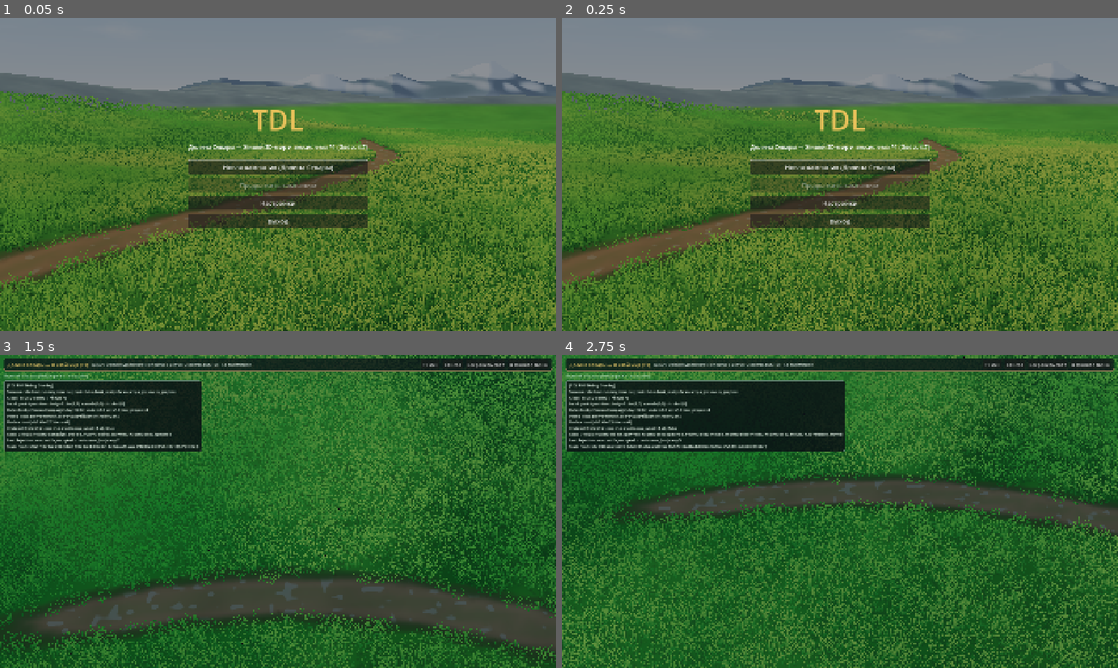
Above: before the commit, frames 1-4 (two rows, left to right).
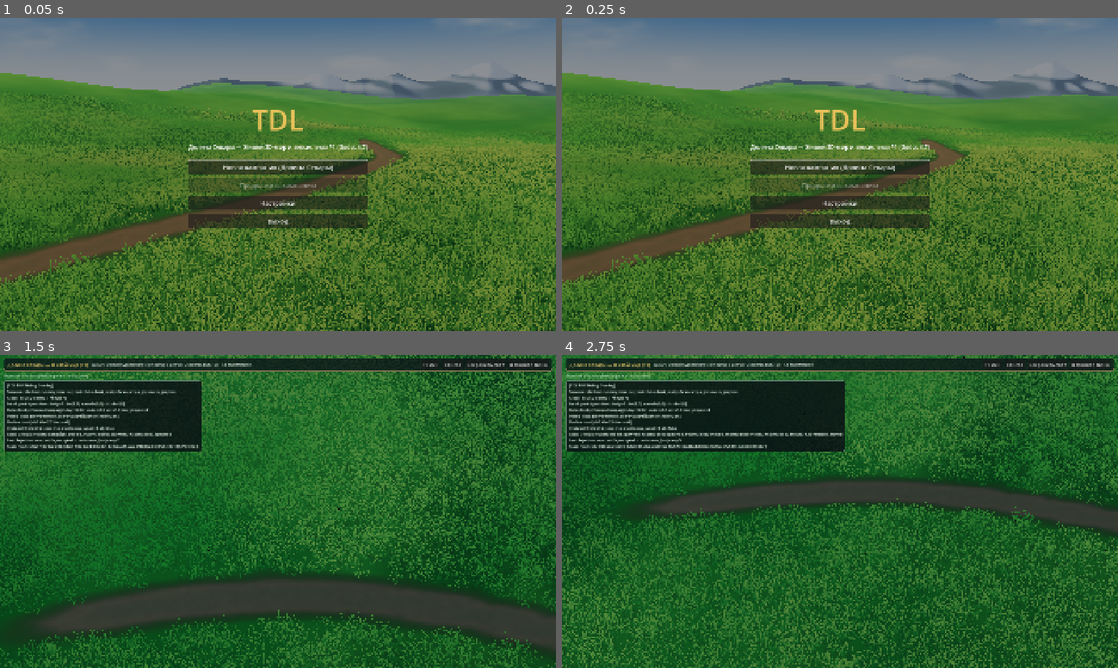
Above: after the commit, the same moments.

Repository: PandaGarry/TDL
Game: Godot game, scene res://scenes/main/main.tscn
Same seed, same stepped clock (60 frames per second), same inputs: the game is played once before the commit and once after it.
Inputs (mouse positions are in pixels of both pictures, inside the frame that each line leads up to):
- Up to frame 1 (0.05 s): no input
- Up to frame 2 (0.25 s): no input
- Up to frame 3 (1.5 s): click "Новая кампания (Долина Севары)" at 0.5 s; tap Enter at 1.25 s; move the mouse to (400, 495) at 1.27 s; hold D (move_right) from 1.28 s (still down); tap F (assist_or_talk) at 1.35 s; click (400, 495) at 1.42 s
- Up to frame 4 (2.75 s): move the mouse to (728, 527) at 2.02 s; release D (move_right) at 2.03 s; hold S (move_down) from 2.03 s (still down); tap B (build_or_repair) at 2.1 s

The runs differ from the first frame. In frame 1, 36% of the frame differs, in the area x 0-100%, y 0-100%; in frame 2, 36%; in frame 3, 9.6%; in frame 4, 26%.

Commit message:
fix(art3d): refine Step 1 sky horizon band, remove grey rim ridge & smooth path edge
Co-authored-by: arena-agent <297053741+arena-agent@users.noreply.github.com>

Diff:
--- a/assets/shaders/sevara_grass_3d.gdshader
+++ b/assets/shaders/sevara_grass_3d.gdshader
@@ -9,8 +9,8 @@
 // 3. Soft, calm wind waves roll across the tips without noisy per-pixel speckles.
 
 uniform vec3 root_color : source_color = vec3(0.17, 0.30, 0.13);
-uniform vec3 tip_color : source_color = vec3(0.27, 0.43, 0.17);
-uniform vec3 tip_color_warm : source_color = vec3(0.38, 0.49, 0.19);
+uniform vec3 tip_color : source_color = vec3(0.25, 0.41, 0.16);
+uniform vec3 tip_color_warm : source_color = vec3(0.34, 0.46, 0.18);
 uniform float blade_height : hint_range(0.15, 1.5) = 0.34;
 uniform vec2 wind_direction = vec2(0.88, 0.47);
 uniform float wind_strength : hint_range(0.0, 3.0) = 0.72;
--- a/assets/shaders/sevara_sky_3d.gdshader
+++ b/assets/shaders/sevara_sky_3d.gdshader
@@ -44,34 +44,34 @@
 	vec3 dir = normalize(EYEDIR);
 	float y = dir.y;
 
-	// Base atmospheric gradient
-	float zenith_t = pow(clamp(y, 0.0, 1.0), 0.58);
+	// Base atmospheric gradient tuned for 3/4 valley camera angles (y = 0.0 .. 0.22)
+	float zenith_t = smoothstep(0.0, 0.20, clamp(y, 0.0, 1.0));
 	vec3 col = mix(sky_horizon_color, sky_top_color, zenith_t);
 
 	// Sun Mie scattering & warm morning glow
 	vec3 sun_dir = normalize(LIGHT0_DIRECTION);
 	float sun_dot = max(dot(dir, sun_dir), 0.0);
-	float mie_glow = pow(sun_dot, 6.0) * 0.38 + pow(sun_dot, 32.0) * 0.45;
-	float sun_disc = smoothstep(0.9982, 0.9996, sun_dot) * 2.2;
+	float mie_glow = pow(sun_dot, 5.0) * 0.34 + pow(sun_dot, 24.0) * 0.40;
+	float sun_disc = smoothstep(0.9982, 0.9996, sun_dot) * 2.0;
 	vec3 sun_col = vec3(1.0, 0.88, 0.66);
 	col += sun_col * (mie_glow + sun_disc);
 
-	// Layered procedural clouds above the horizon
+	// Layered procedural clouds visible right above the mountain ridges (y > 0.015)
 	if (y > 0.01) {
-		vec2 cloud_uv = dir.xz / (y + 0.16);
+		vec2 cloud_uv = dir.xz / (y + 0.26);
 		float t = TIME * cloud_speed;
-		float n_base = fbm(cloud_uv * 1.15 + vec2(t, t * 0.45));
-		float n_detail = fbm(cloud_uv * 2.85 - vec2(t * 0.6, -t * 0.8));
-		float cloud_density = smoothstep(1.0 - cloud_coverage, 1.0 - cloud_coverage + 0.34, n_base * 0.72 + n_detail * 0.28);
+		float n_base = fbm(cloud_uv * 1.35 + vec2(t, t * 0.45));
+		float n_detail = fbm(cloud_uv * 3.10 - vec2(t * 0.6, -t * 0.8));
+		float cloud_density = smoothstep(1.0 - cloud_coverage, 1.0 - cloud_coverage + 0.32, n_base * 0.72 + n_detail * 0.28);
 
 		// Cloud internal self-shadowing + golden sun-lining
-		float light_sample = fbm((cloud_uv + sun_dir.xz * 0.08) * 1.15 + vec2(t, t * 0.45));
-		float cloud_lit = smoothstep(0.32, 0.72, n_base - light_sample * 0.35 + 0.38);
+		float light_sample = fbm((cloud_uv + sun_dir.xz * 0.08) * 1.35 + vec2(t, t * 0.45));
+		float cloud_lit = smoothstep(0.30, 0.70, n_base - light_sample * 0.35 + 0.38);
 		vec3 c_col = mix(cloud_shadow_color, cloud_bright_color, cloud_lit);
-		c_col += sun_col * pow(sun_dot, 4.0) * (1.0 - cloud_density * 0.5) * 0.45;
+		c_col += sun_col * pow(sun_dot, 4.0) * (1.0 - cloud_density * 0.5) * 0.40;
 
-		float horizon_fade = smoothstep(0.01, 0.18, y);
-		col = mix(col, c_col, cloud_density * horizon_fade * 0.88);
+		float horizon_fade = smoothstep(0.012, 0.075, y);
+		col = mix(col, c_col, cloud_density * horizon_fade * 0.86);
 	} else {
 		float ground_t = pow(clamp(-y, 0.0, 1.0), 0.55);
 		col = mix(sky_horizon_color, ground_bottom_color, ground_t);
--- a/assets/shaders/sevara_terrain_3d.gdshader
+++ b/assets/shaders/sevara_terrain_3d.gdshader
@@ -65,43 +65,39 @@
 	float soft_grain = fbm(xz * 0.55) * 2.0 - 1.0;
 
 	// 1. Base velvety meadow ground (matches grass blade roots 1:1 up close,
-	// and warms toward sunlit blade tips in the distance so far hills blend seamlessly)
+	// and transitions to the exact blade-tip palette in the distance so far hills have zero seam)
 	vec3 col = meadow_ground_palette(xz);
-	float far_blend = smoothstep(24.0, 44.0, length(xz));
-	vec3 far_meadow_col = mix(vec3(0.26, 0.42, 0.17), vec3(0.35, 0.48, 0.19), fbm(xz * 0.07));
-	col = mix(col, far_meadow_col, far_blend * 0.65);
-	col *= (1.0 + soft_grain * 0.035);
+	float warm_patch = fbm(xz * 0.08 + vec2(3.1, 1.7));
+	vec3 far_tip_col = mix(vec3(0.25, 0.41, 0.16), vec3(0.34, 0.46, 0.18), smoothstep(0.28, 0.76, warm_patch));
+	float far_blend = smoothstep(26.0, 44.0, length(xz));
+	col = mix(col, far_tip_col, far_blend * 0.92);
+	col *= (1.0 + soft_grain * 0.03);
 
-	// 2. Organic earthen footpath with grassy wheel-track median, trampled olive verge & embedded pebbles
+	// 2. Clean, natural earthen footpath with soft olive-turf shoulder and fine soil grain
 	float w_path = clamp(v_path_and_wet.x, 0.0, 1.0);
 	if (w_path > 0.01) {
-		float edge_noise = (fbm(xz * 0.65) - 0.5) * 0.18 + (value_noise(xz * 1.8) - 0.5) * 0.08;
+		float edge_noise = (fbm(xz * 0.75) - 0.5) * 0.12;
 		float wp = w_path + edge_noise;
 
-		// Trampled dry-olive turf verge right where short grass blades taper out (zero neon green strip!)
-		float verge_mask = smoothstep(0.18, 0.38, wp) * (1.0 - smoothstep(0.46, 0.70, wp));
-		vec3 verge_col = vec3(0.26, 0.29, 0.16) * (1.0 + soft_grain * 0.05);
-		col = mix(col, verge_col, verge_mask * 0.85);
+		// Soft olive-loam shoulder blending grass roots into the compacted trail
+		float verge_mask = smoothstep(0.26, 0.48, wp);
+		vec3 verge_col = vec3(0.25, 0.30, 0.16);
+		col = mix(col, verge_col, verge_mask * 0.75);
 
-		// Packed warm loam core with subtle twin wheel/foot tracks and center crown
-		float path_mask = smoothstep(0.34, 0.66, wp);
-		float center_crown = smoothstep(0.72, 0.96, w_path) * (0.4 + 0.6 * fbm(xz * 0.5));
-		vec3 loam_track = vec3(0.42, 0.33, 0.23) * (1.0 + soft_grain * 0.06);
-		vec3 loam_edge = vec3(0.34, 0.27, 0.19);
-		vec3 loam_crown = vec3(0.35, 0.33, 0.20);
-		vec3 path_col = mix(loam_edge, loam_track, smoothstep(0.38, 0.74, wp));
-		path_col = mix(path_col, loam_crown, center_crown * 0.45);
-
-		// Subtle flat embedded stones along the compacted dirt
-		float peb_n = value_noise(xz * 3.6);
-		float peb_mask = smoothstep(0.76, 0.86, peb_n) * smoothstep(0.40, 0.65, wp);
-		vec3 peb_col = vec3(0.46, 0.43, 0.38);
-		path_col = mix(path_col, peb_col, peb_mask * 0.38);
+		// Compacted warm soil core with fine micro-grain (no blotchy spots)
+		float fine_soil = (fbm(xz * 4.5) - 0.5) * 0.05;
+		float path_mask = smoothstep(0.42, 0.72, wp);
+		float center_crown = smoothstep(0.76, 0.98, w_path);
+		vec3 loam_track = vec3(0.41, 0.32, 0.22) * (1.0 + fine_soil);
+		vec3 loam_edge = vec3(0.33, 0.27, 0.18);
+		vec3 loam_crown = vec3(0.36, 0.31, 0.21) * (1.0 + fine_soil);
+		vec3 path_col = mix(loam_edge, loam_track, smoothstep(0.44, 0.78, wp));
+		path_col = mix(path_col, loam_crown, center_crown * 0.38);
 
 		col = mix(col, path_col, path_mask);
 	}
 
-	// 3. Gently sloped sandy-loam streambed & bank margin
+	// 3. Gently sloped sandy-loam streambed & bank margin (Step 2+)
 	float w_pebbles = clamp(v_weights.g, 0.0, 1.0);
 	if (w_pebbles > 0.01) {
 		float bank_noise = (fbm(xz * 0.35) - 0.5) * 0.16;
@@ -110,14 +106,9 @@
 		col = mix(col, bank_col * (1.0 + soft_grain * 0.04), bank_mask);
 	}
 
-	// 4. Steep highland rock outcrops on the distant valley rim
-	float slope = 1.0 - clamp(v_world_nrm.y, 0.0, 1.0);
-	float w_rock = max(clamp(v_weights.b, 0.0, 1.0), smoothstep(0.18, 0.42, slope));
-	if (w_rock > 0.01) {
-		float rock_mask = smoothstep(0.15, 0.65, w_rock);
-		vec3 rock_col = mix(vec3(0.30, 0.32, 0.33), vec3(0.38, 0.39, 0.38), fbm(xz * 0.22));
-		col = mix(col, rock_col, rock_mask);
-	}
+	// 4. Subtle distant atmospheric perspective on the far valley rim hills
+	float rim_haze = smoothstep(52.0, 88.0, length(xz));
+	col = mix(col, vec3(0.34, 0.44, 0.36), rim_haze * 0.45);
 
 	ALBEDO = col;
 	ROUGHNESS = 0.92;
--- a/scripts/presentation/world3d/sevara_props_factory_3d.gd
+++ b/scripts/presentation/world3d/sevara_props_factory_3d.gd
@@ -458,15 +458,15 @@
 			if wy < SevaraTerrainGen3D.WATER_SURFACE_Y + 0.14 or wy > 5.4:
 				continue
 			var path_w := SevaraTerrainGen3D.get_path_weight_at(wx, wz)
-			if path_w > 0.56:
+			if path_w > 0.34:
 				continue
 			var gn := SevaraTerrainGen3D.get_ground_normal(wx, wz)
 			if gn.y < 0.76:
 				continue
-			var edge_taper := 1.0 - smoothstep(0.10, 0.56, path_w) * 0.78
-			var height_mult := clampf(edge_taper * rng.randf_range(0.86, 1.14), 0.18, 1.25)
+			var edge_taper := 1.0 - smoothstep(0.08, 0.34, path_w) * 0.72
+			var height_mult := clampf(edge_taper * rng.randf_range(0.86, 1.14), 0.24, 1.25)
 			var patch_scale := clampf(
-				(0.48 + 0.52 * edge_taper) * rng.randf_range(0.92, 1.12), 0.40, 1.15
+				(0.56 + 0.44 * edge_taper) * rng.randf_range(0.92, 1.12), 0.48, 1.15
 			)
 			var basis := _align_up_with_yaw(gn, rng.randf() * TAU, patch_scale)
 			patch_transforms.append(Transform3D(basis, Vector3(wx, wy - 0.015, wz)))
